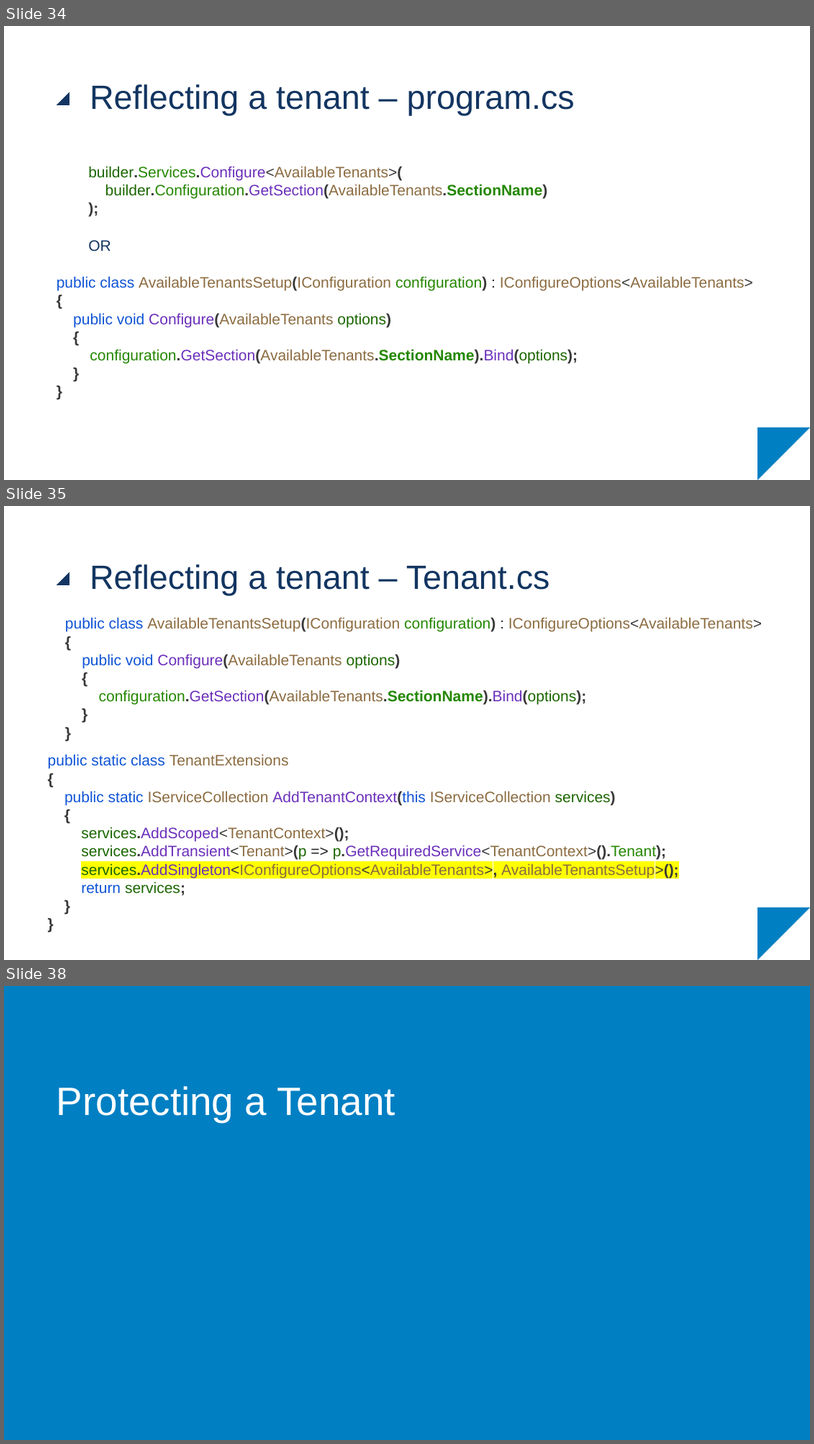
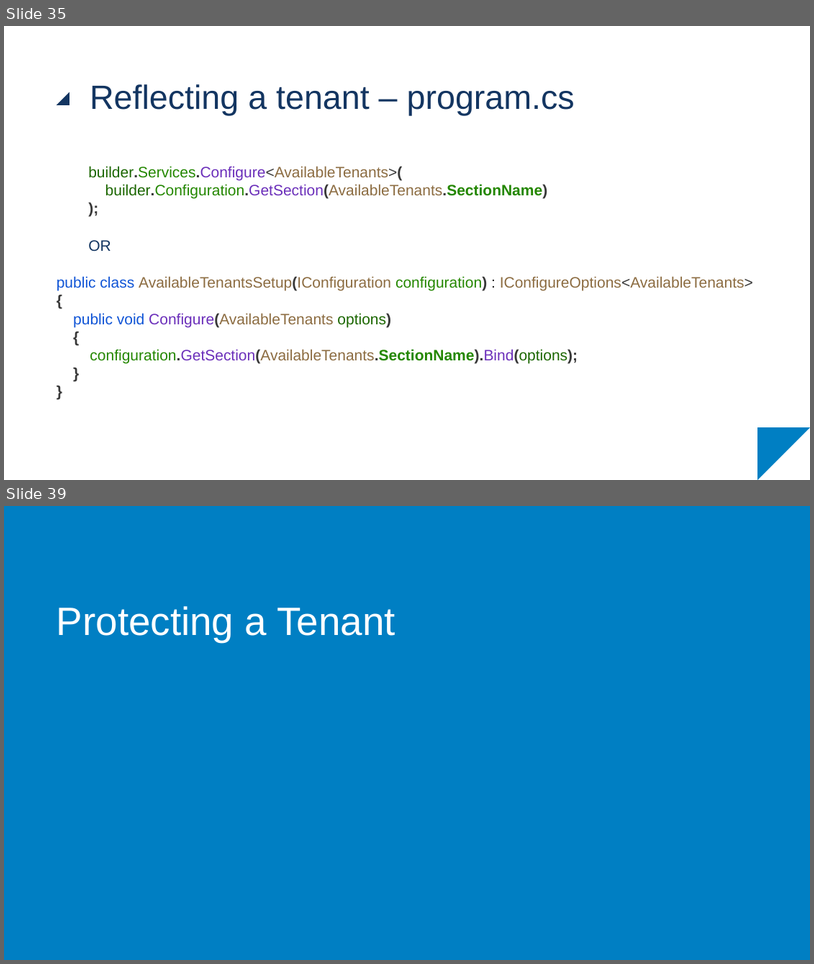
Before and after one commit to RubMertens/presentation-multi-tenant-apps, a slide deck: KdG - Multi-Tenant Applications.pptx. Shown one above the other, each under a label of ours: slides 34, 35 and 38 before the commit, slides 35 and 39 after it; the slides between them are not shown. The pictures are 814x1444 and 814x964 pixels, drawn with LibreOffice and Linux fonts; fonts in the diff are those of the drawing; background and template pictures are left out. Boxes give left, top, right and bottom in pixels: in the first picture for what was removed or moved away, otherwise in the second. Text is boxed around its words. In the diff, an @@ line names an element or a change of style, - is before the commit and + after.

```diff
--- a/KdG - Multi-Tenant Applications.pptx
+++ b/KdG - Multi-Tenant Applications.pptx
@@ slide 35 removed at [4, 506, 810, 960], background #FFFFFF; not listed: 2 template elements that a slide beside it also shows @@
@@ title removed at [90, 564, 550, 595] @@
-Reflecting a tenant – Tenant.cs
@@ text removed at [65, 617, 762, 705] @@
-public class AvailableTenantsSetup(IConfiguration configuration) : IConfigureOptions<AvailableTenants>
-{
-public void Configure(AvailableTenants options)
-{
-configuration.GetSection(AvailableTenants.SectionName).Bind(options);
-}
-}
@@ text removed at [48, 754, 679, 896] @@
-public static class TenantExtensions
-{
-public static IServiceCollection AddTenantContext(this IServiceCollection services)
-{
-services.AddScoped<TenantContext>();
-services.AddTransient<Tenant>(p => p.GetRequiredService<TenantContext>().Tenant);
-services.AddSingleton<IConfigureOptions<AvailableTenants>, AvailableTenantsSetup>();
-return services;
-}
-}
@@ what was slide 34 is now slide 35 @@
@@ what was slide 38 is now slide 39 @@
```
Also in this commit, not shown: 6 slides changed, 3 slides added, 1 other slide removed.
